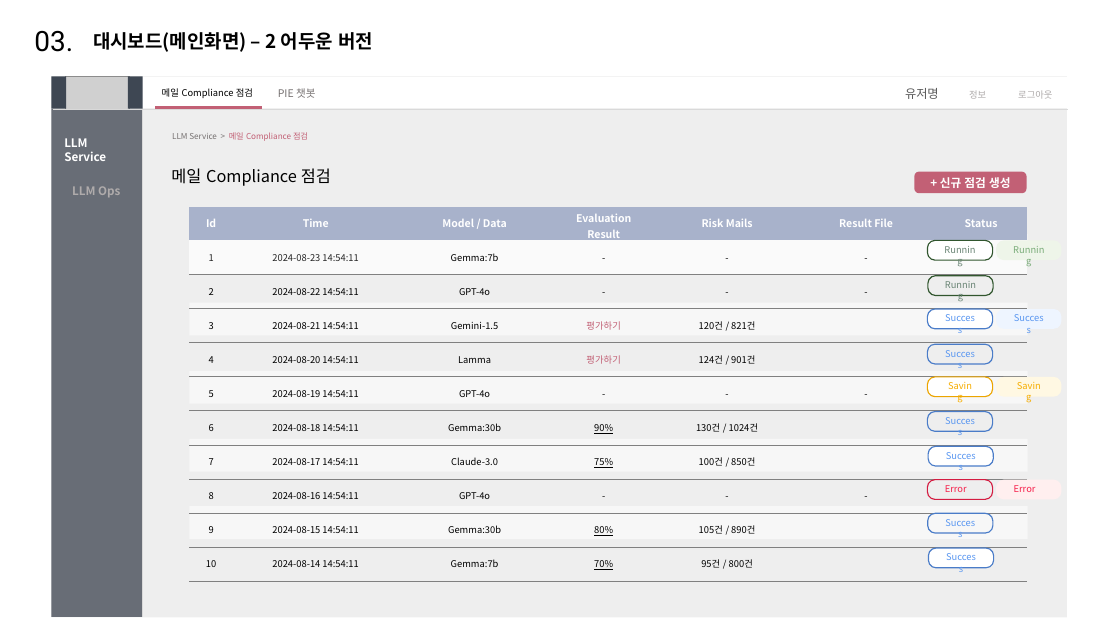
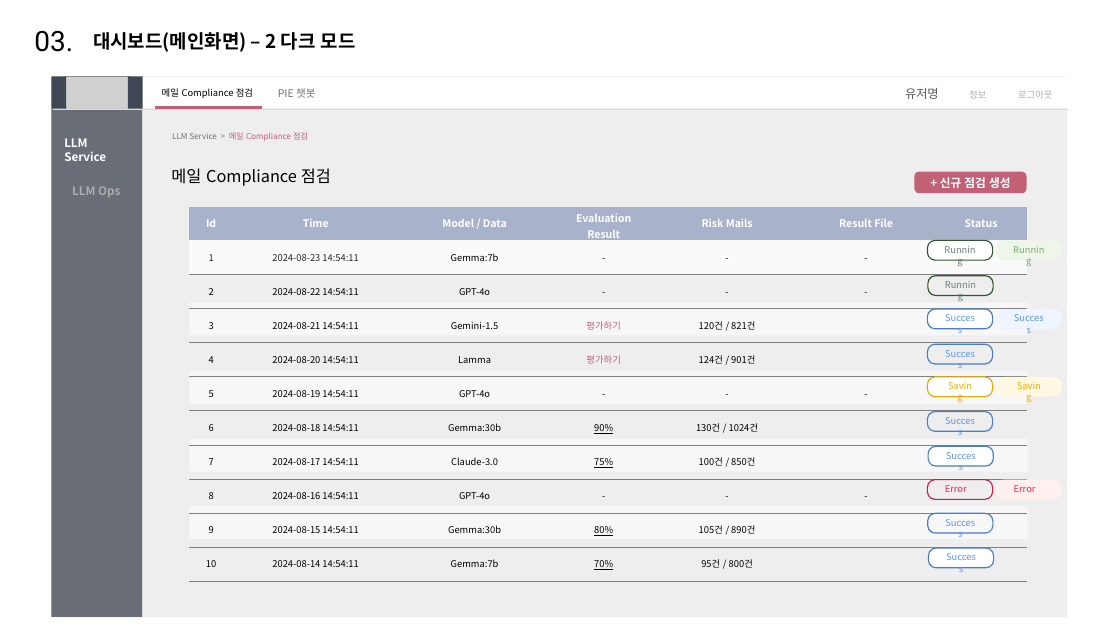
Before and after one commit to xellosPark/LLM_SERVICE_PRT, a slide deck: slide 8 of Doc/LLM서비스.pptx. Drawn at 1120x630 pixels with LibreOffice and Linux fonts; fonts in the diff are those of the drawing; grey boxes stand for pictures; background and template pictures are left out. Boxes give left, top, right and bottom in pixels: in the first picture for what was removed or moved away, otherwise in the second. Text is boxed around its words. In the diff, an @@ line names an element or a change of style, - is before the commit and + after.

```diff
--- a/Doc/LLM서비스.pptx
+++ b/Doc/LLM서비스.pptx
@@ title at <box>93,32,356,52</box>: text changed @@
-대시보드(메인화면) – 2 어두운 버전
+대시보드(메인화면) – 2 다크 모드
```
Also in this commit, not shown: 3 other slides changed, 6 slides added.
